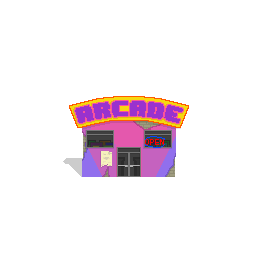
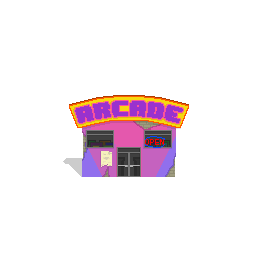
Revision of a layered w=256, h=256 image; what changed, layer by layer:
painted on "Layer 1 copy" over [69, 95, 189, 105]
